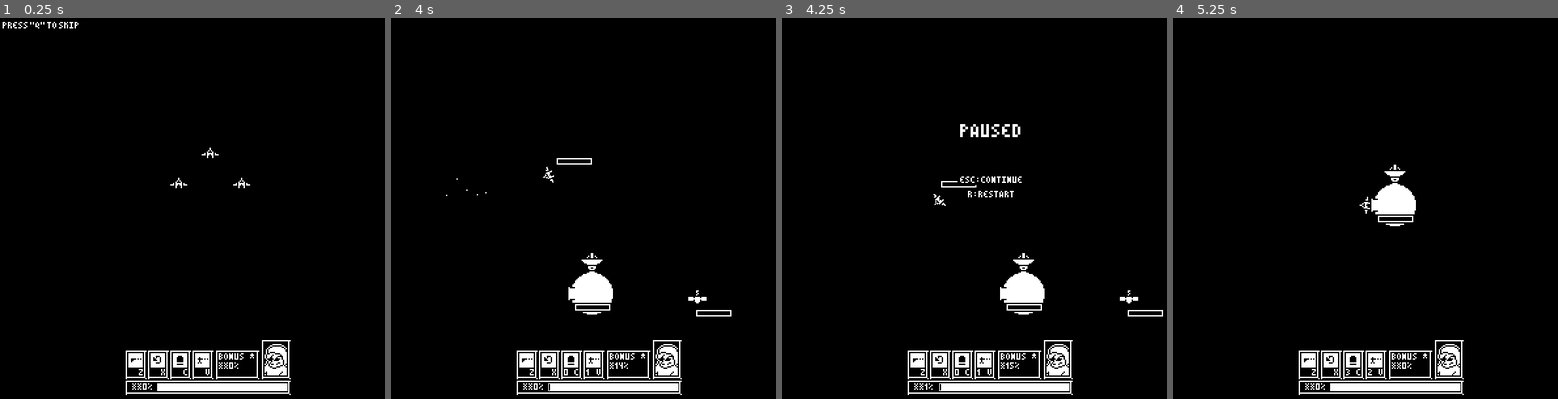
Above: before the commit, frames 1-4 (left to right).
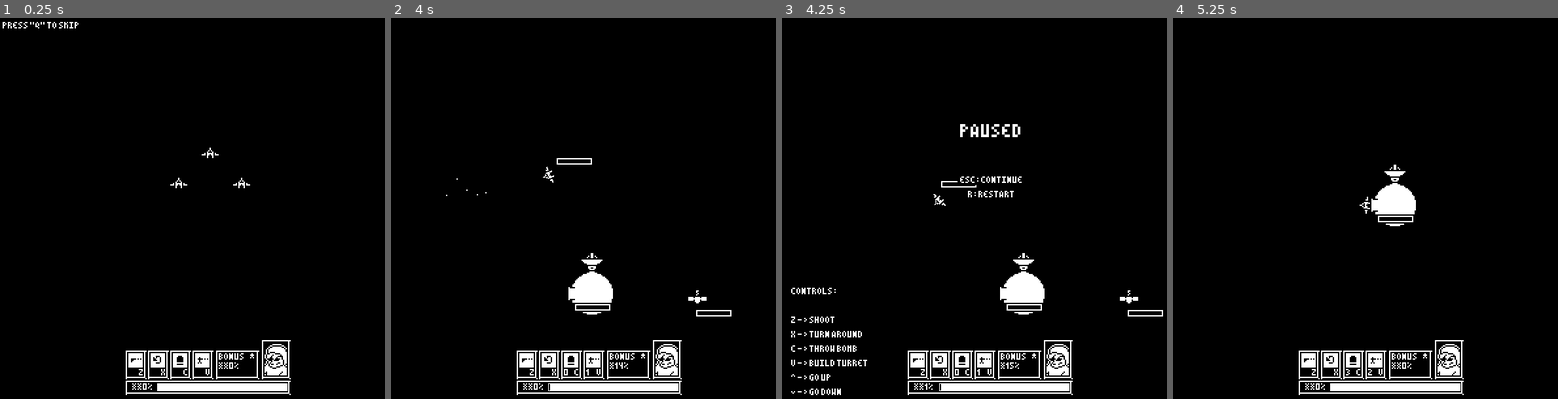
Above: after the commit, the same moments.

Repository: rthurmed/OrbitDefender
Game: Godot game, scene res://src/levels/Intro.tscn
Two runs of this game, one before a commit and one after it. Both use one fixed random seed, a clock stepped at 60 frames per second and the inputs below. Sound files missing from this copy of the repository are replaced by a short silence.
Inputs:
- Up to frame 1 (0.25 s): no input
- Up to frame 2 (4 s): tap Q (skip) at 0.5 s; tap C (bomb) at 0.6, 1.55, 2.1, 3.05 s; tap Z (shoot) at 0.8, 1.35, 2.3, 3.8 s; tap V (deploy_turret) at 2.85 s; hold Up (higher) from 3.53 s (still down)
- Up to frame 3 (4.25 s): keep holding Up (higher); tap Escape (pause) at 4.15 s
- Up to frame 4 (5.25 s): release Up (higher) at 4.28 s; tap X (invert) at 4.35 s; tap C (bomb) at 4.55 s; tap R (reset) at 5 s; hold Down (lower) from 5.03 s (still down)

Frames 1-2 are identical in both runs. In frame 3, 0.7% of the frame differs, in the area x 2-23%, y 70-99%; in frame 4, nothing differs.

Commit message:
Added controls on pause screen

Diff:
--- a/src/system/Pause.tscn
+++ b/src/system/Pause.tscn
@@ -47,3 +47,23 @@
 R: Restart"
 align = 1
 uppercase = true
+
+[node name="Controls" type="Label" parent="UI"]
+anchor_left = 0.5
+anchor_top = 0.5
+anchor_right = 0.5
+anchor_bottom = 0.5
+margin_left = -153.0
+margin_top = 59.0
+margin_right = -94.0
+margin_bottom = 144.0
+custom_fonts/font = SubResource( 1 )
+text = "Controls:
+
+z -> shoot
+x -> turn around
+c -> throw bomb
+v -> build turret
+↑ -> go up
+↓ -> go down"
+uppercase = true
